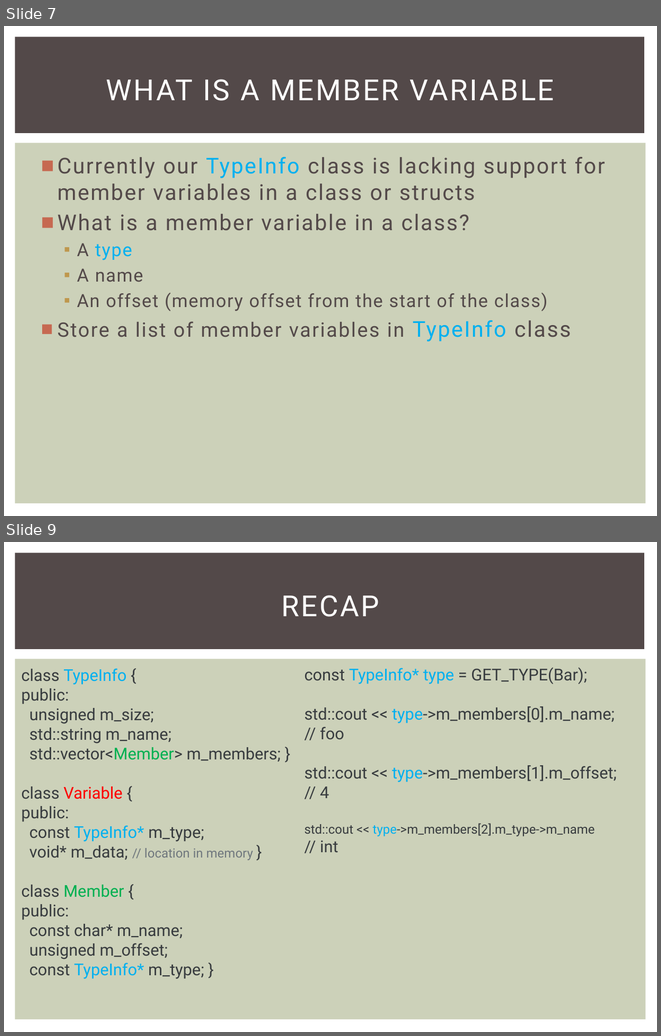
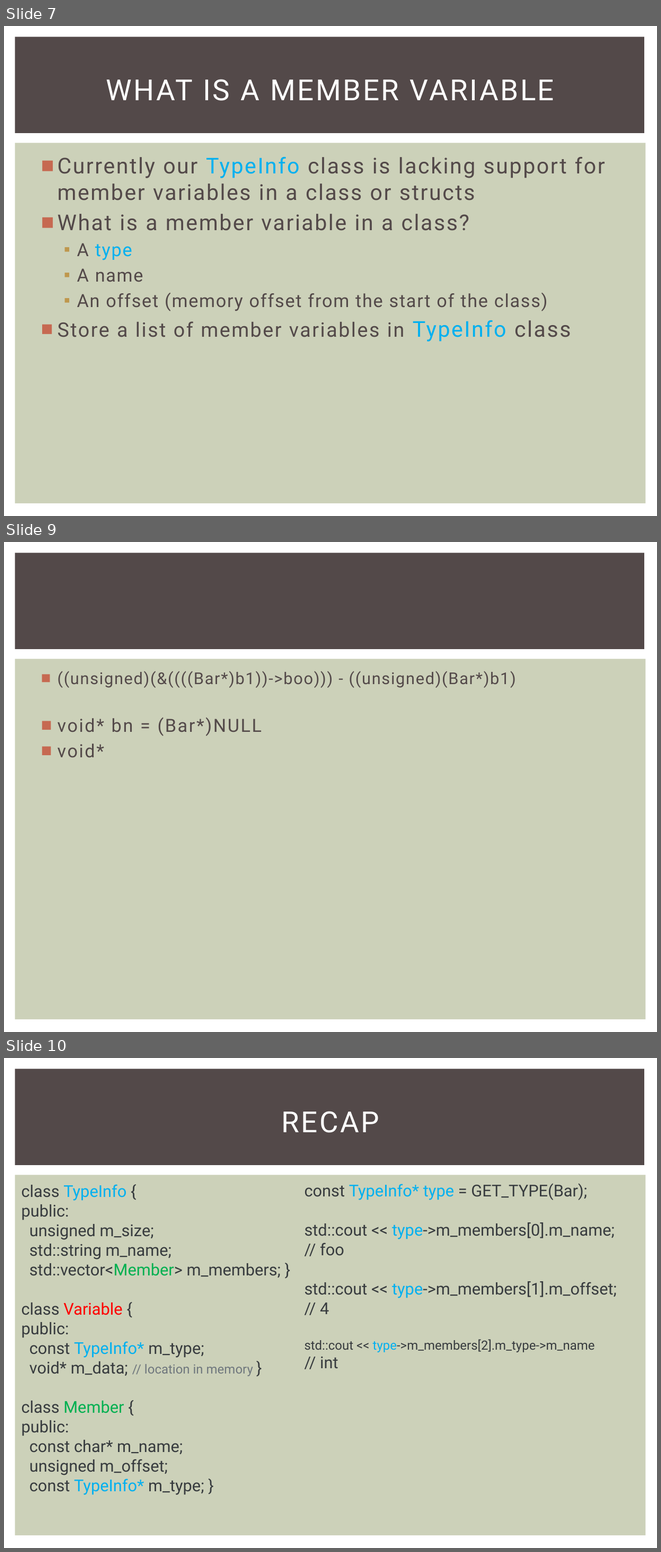
Before and after one commit to StaticSheep/StaticSheepGame, a slide deck: Documents/Introspection.pptx. Shown one above the other, each under a label of ours: slides 7 and 9 before the commit, slides 7, 9 and 10 after it; the slides between them are not shown. The pictures are 661x1036 and 661x1552 pixels, drawn with LibreOffice and Linux fonts; fonts in the diff are those of the drawing. Boxes give left, top, right and bottom in pixels: in the first picture for what was removed or moved away, otherwise in the second. Text is boxed around its words. In the diff, an @@ line names an element or a change of style, - is before the commit and + after.

```diff
--- a/Documents/Introspection.pptx
+++ b/Documents/Introspection.pptx
@@ slide 9 added at <box>4,542,657,1032</box>, background #FFFFFF; not listed: 2 template elements that a slide beside it also shows @@
@@ text added at <box>58,671,516,758</box>, 18 pt, text #534949 @@
+  ■ ((unsigned)(&((((Bar*)b1))->boo))) - ((unsigned)(Bar*)b1)
+■ void* bn = (Bar*)NULL
+■ void*
@@ what was slide 9 is now slide 10 @@
```
Also in this commit, not shown: 1 slide changed, 1 other file.
